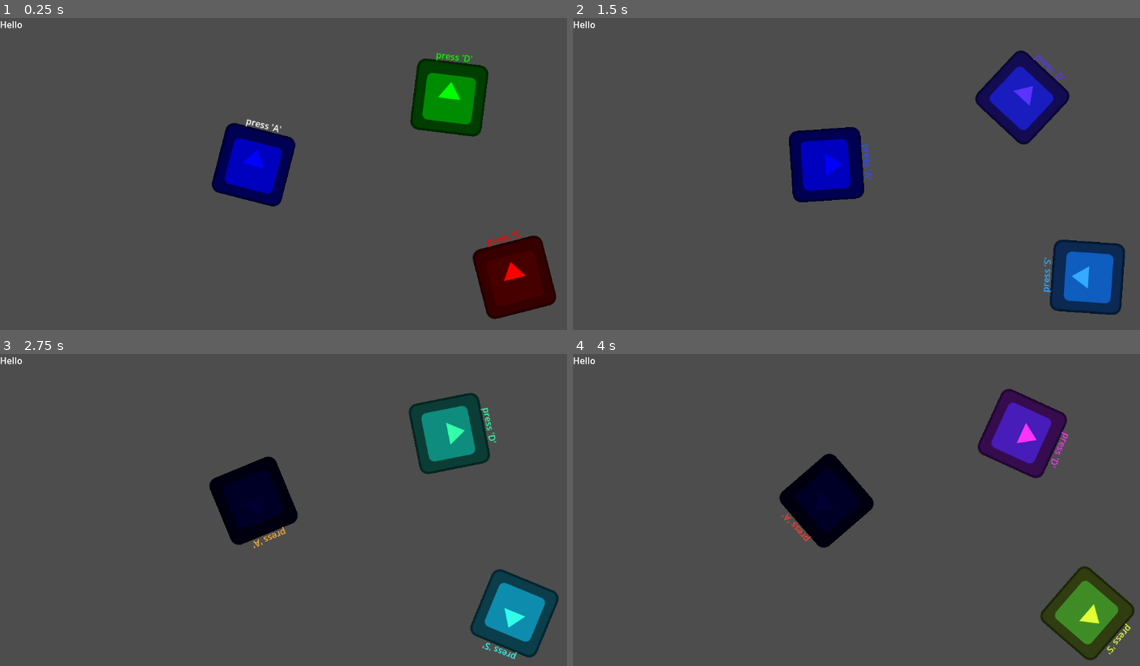
Above: before the commit, frames 1-4 (two rows, left to right).
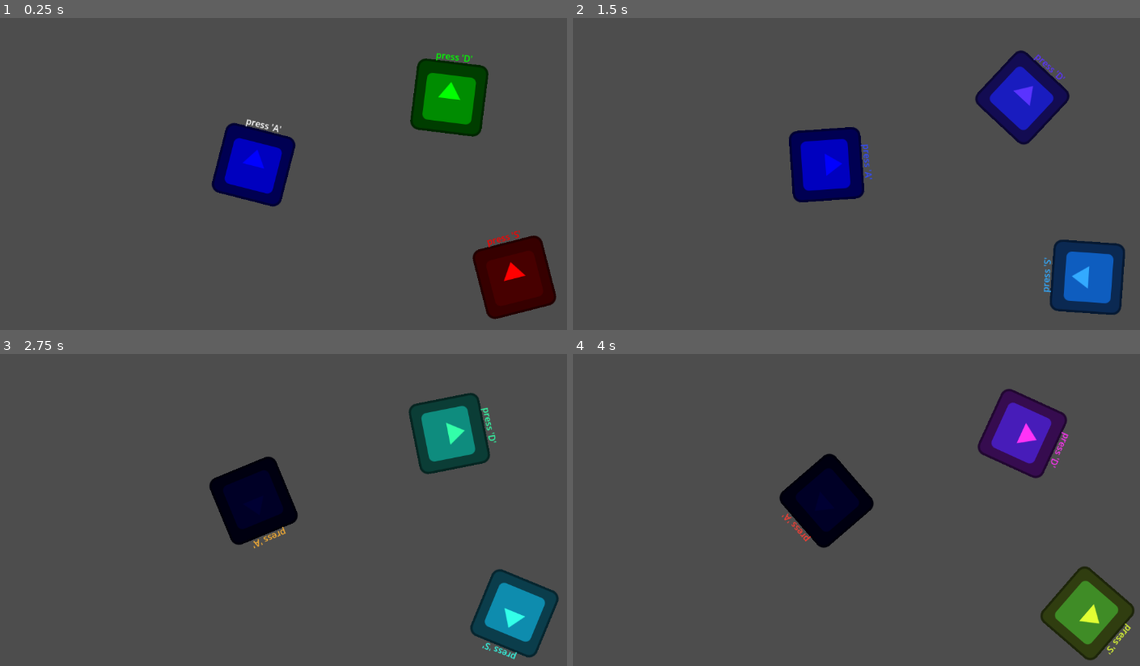
Above: after the commit, the same moments.

Repository: MuhammedTrhan/game-development
Game: Godot game, scene res://test_scene.tscn
Same seed, same stepped clock (60 frames per second), same inputs: the game is played once before the commit and once after it. The engine's default icon, where the game draws it, is replaced by a stand-in: a white triangle on a blue panel in a dark square.
Inputs (mouse positions are in pixels of both pictures, inside the frame that each line leads up to):
- Up to frame 1 (0.25 s): no input
- Up to frame 2 (1.5 s): tap A (a_pressed) at 0.5 s; move the mouse to (828, 164) at 0.52 s; hold A (a_pressed) 0.53-1.28 s; click (828, 164) at 0.67 s; move the mouse to (1088, 276) at 1.27 s; tap D (d_pressed) at 1.35 s; click (1088, 276) at 1.42 s
- Up to frame 3 (2.75 s): tap A (a_pressed) at 2 s; move the mouse to (447, 432) at 2.02 s; hold S (s_pressed) from 2.03 s (still down); click (447, 432) at 2.17 s
- Up to frame 4 (4 s): tap A (a_pressed) at 2.75, 2.85, 3.5 s; move the mouse to (862, 606) at 2.77 s; release S (s_pressed) at 2.78 s; click (862, 606) at 2.92 s; move the mouse to (1088, 591) at 3.52 s; hold D (d_pressed) from 3.53 s (still down); click (1088, 591) at 3.67 s

The runs differ from the first frame. In frame 1, less than 0.1% of the frame differs, in the area x 0-4%, y 1-4%; in frame 2, less than 0.1%; in frame 3, less than 0.1%; in frame 4, less than 0.1%.

Commit message:
REMOVED script remnants from assigment 1a

Diff:
--- a/test_scene.tscn
+++ b/test_scene.tscn
@@ -2,17 +2,12 @@
 
 [ext_resource type="Script" uid="uid://48x6uf625bo7" path="res://test_scene.gd" id="1_uhqqe"]
 [ext_resource type="Texture2D" uid="uid://ctincokuqnkx1" path="res://icon.svg" id="2_ia1lp"]
-[ext_resource type="Script" path="res://area_2d.gd" id="2_sasra"]
+[ext_resource type="Script" uid="uid://cduyl0pogr8gv" path="res://area_2d.gd" id="2_sasra"]
 
 [sub_resource type="RectangleShape2D" id="RectangleShape2D_sasra"]
 
 [node name="Node2D" type="Node2D" unique_id=1497849694]
 script = ExtResource("1_uhqqe")
-
-[node name="Label" type="Label" parent="." unique_id=1069691033]
-offset_right = 47.0
-offset_bottom = 23.0
-text = "Hello"
 
 [node name="Area2D" type="Area2D" parent="." unique_id=391192661]
 position = Vector2(452, 262)
